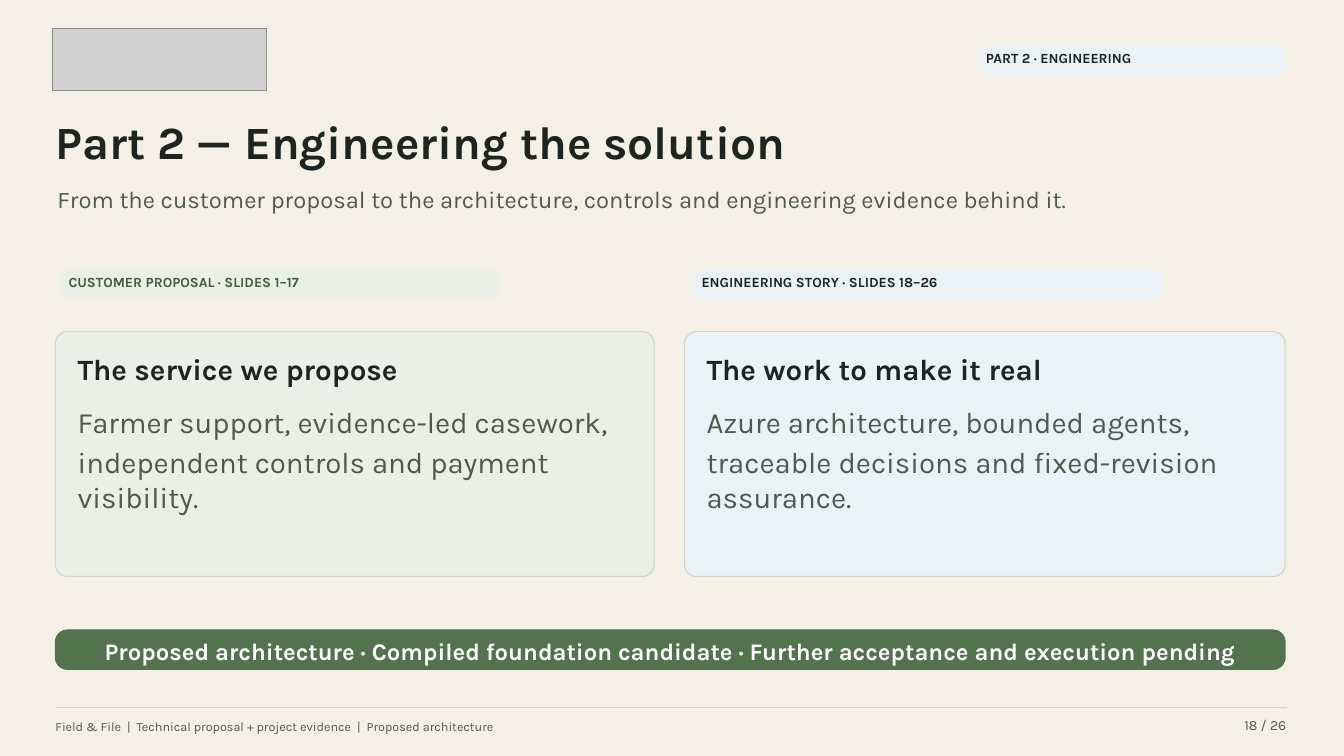
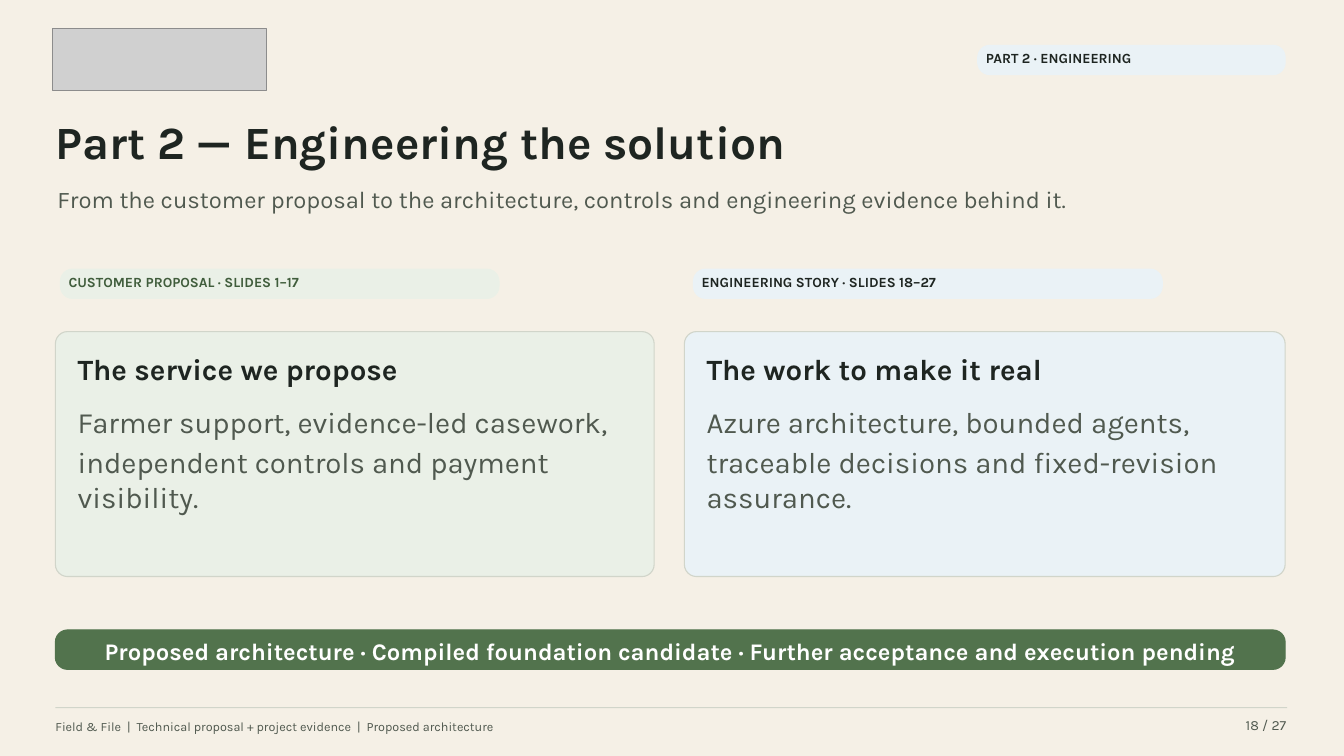
Before and after one commit to verboompj/ama, a slide deck: slide 18 of presentations/field-and-file/ministry-of-agriculture-v4.pptx. Drawn at 1344x756 pixels with LibreOffice and Linux fonts; fonts in the diff are those of the drawing; grey boxes stand for pictures. Boxes give left, top, right and bottom in pixels: in the first picture for what was removed or moved away, otherwise in the second. Text is boxed around its words. In the diff, an @@ line names an element or a change of style, - is before the commit and + after.

```diff
--- a/presentations/field-and-file/ministry-of-agriculture-v4.pptx
+++ b/presentations/field-and-file/ministry-of-agriculture-v4.pptx
@@ text at (702, 277, 936, 287): text changed @@
-ENGINEERING STORY · SLIDES 18–26
+ENGINEERING STORY · SLIDES 18–27
@@ text at (1246, 721, 1287, 730): text changed @@
-18 / 26
+18 / 27
```
Also in this commit, not shown: 25 other slides changed, 1 slide added, 8 other files.
